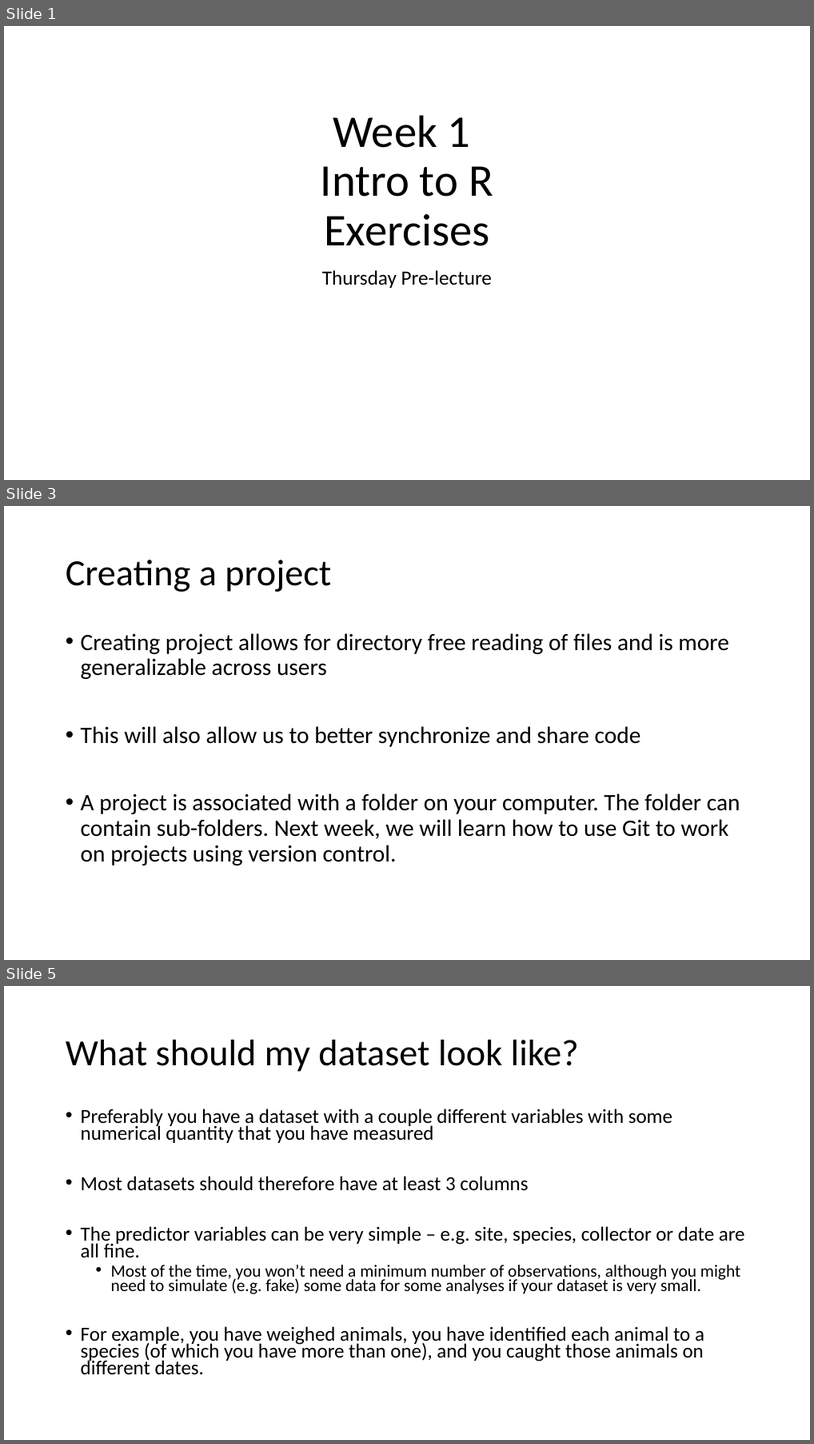
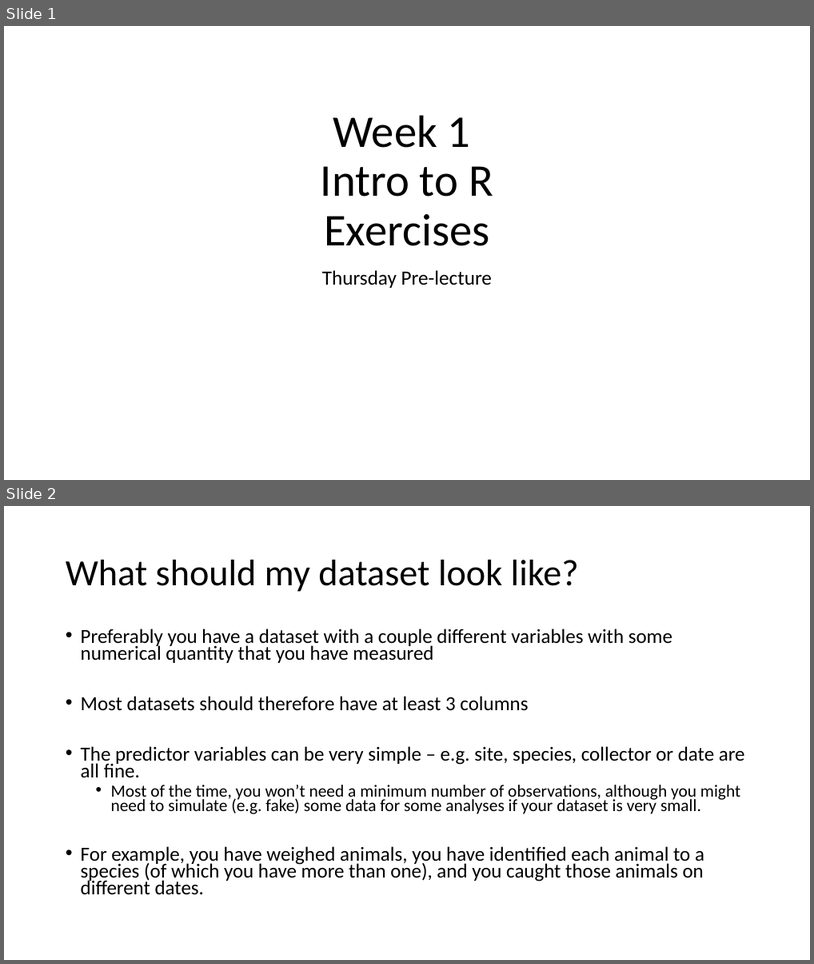
Before and after one commit to VTQuantMethodsEEB/klangwig, a slide deck: lectures/week_1_intro_to_R/ex1_intro_to_R.pptx. Shown one above the other, each under a label of ours: slides 1, 3 and 5 before the commit, slides 1 and 2 after it; the slides between them are not shown. The pictures are 814x1444 and 814x964 pixels, drawn with LibreOffice and Linux fonts; fonts in the diff are those of the drawing. Boxes give left, top, right and bottom in pixels: in the first picture for what was removed or moved away, otherwise in the second. Text is boxed around its words. In the diff, an @@ line names an element or a change of style, - is before the commit and + after.

```diff
--- a/lectures/week_1_intro_to_R/ex1_intro_to_R.pptx
+++ b/lectures/week_1_intro_to_R/ex1_intro_to_R.pptx
@@ slide 3 removed at (4, 506, 810, 960), background #FFFFFF @@
@@ title removed at (66, 560, 331, 592) @@
-Creating a project
@@ text removed at (81, 633, 741, 865) @@
-• Creating project allows for directory free reading of files and is more generalizable across users
-• This will also allow us to better synchronize and share code
-• A project is associated with a folder on your computer. The folder can contain sub-folders. Next week, we will learn how to use Git to work on projects using version control.
@@ what was slide 5 is now slide 2 @@
```
Also in this commit, not shown: 1 slide changed, 3 other slides removed, 2 other files.
